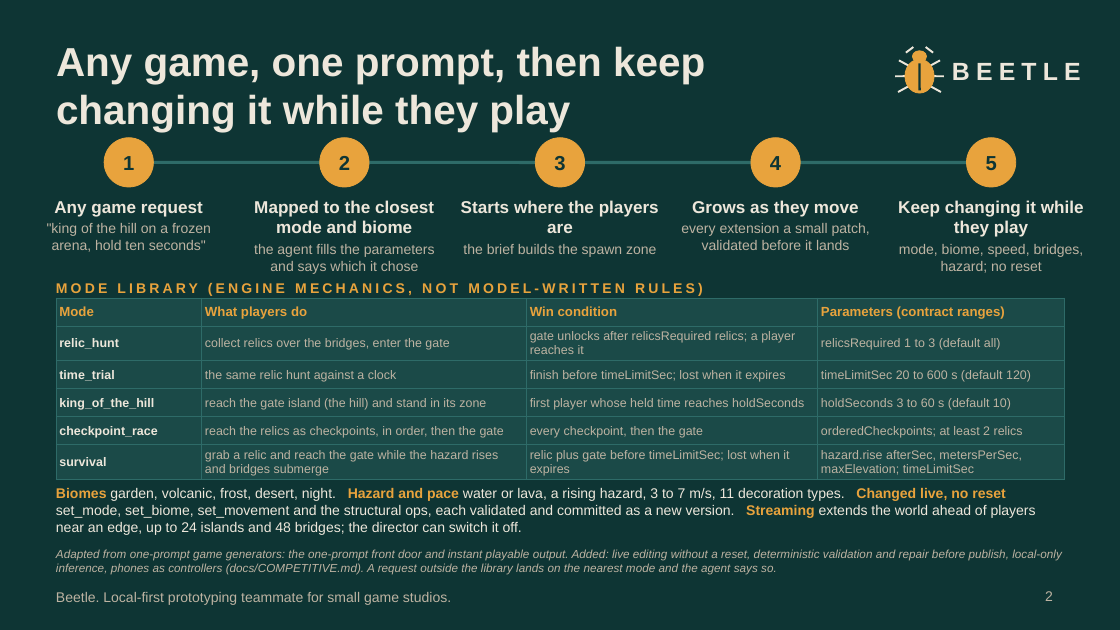
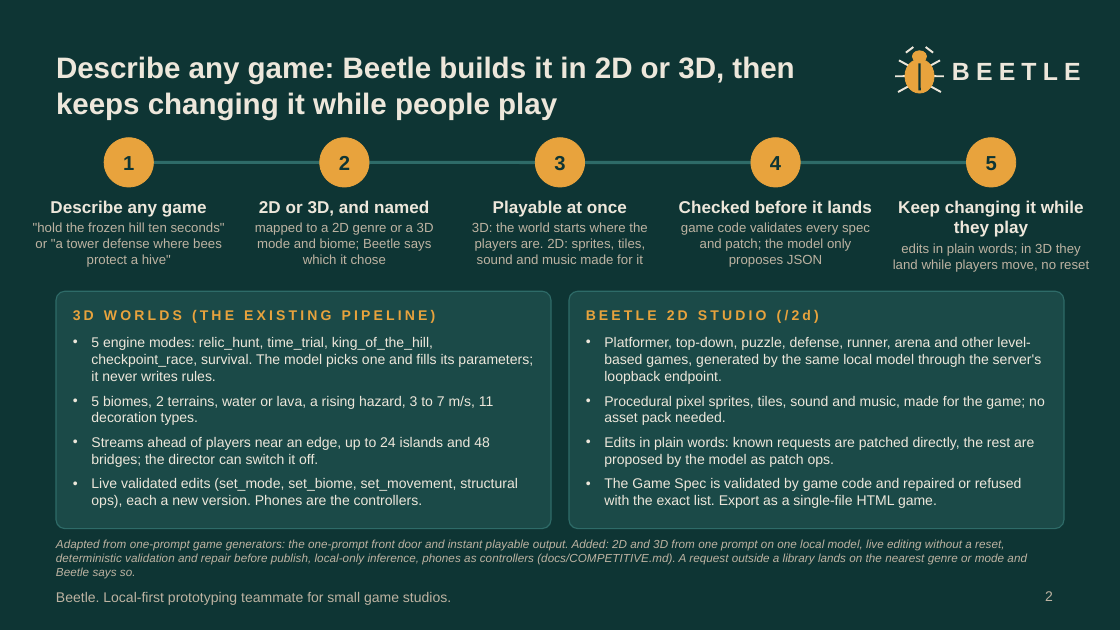
Before and after one commit to bean-1129/Beetle, a slide deck: slide 2 of docs/pitch/Beetle-pitch.pptx. Drawn at 1120x630 pixels with LibreOffice and Linux fonts; fonts in the diff are those of the drawing. Boxes give left, top, right and bottom in pixels: in the first picture for what was removed or moved away, otherwise in the second. Text is boxed around its words. In the diff, an @@ line names an element or a change of style, - is before the commit and + after.

```diff
--- a/docs/pitch/Beetle-pitch.pptx
+++ b/docs/pitch/Beetle-pitch.pptx
@@ title at [56, 56, 794, 119]: text changed; size 26 to 19 pt @@
-Any game, one prompt, then keep changing it while they play
+Describe any game: Beetle builds it in 2D or 3D, then keeps changing it while people play
@@ text at [33, 200, 225, 267]: text changed; size 9 to 8.5 pt @@
-Any game request
-"king of the hill on a frozen arena, hold ten seconds"
+Describe any game
+"hold the frozen hill ten seconds" or "a tower defense where bees protect a hive"
@@ text at [255, 200, 434, 264]: text changed; size 9 to 8.5 pt @@
-Mapped to the closest mode and biome
-the agent fills the parameters and says which it chose
+2D or 3D, and named
+mapped to a 2D genre or a 3D mode and biome; Beetle says which it chose
@@ text at [472, 200, 647, 264]: text changed; size 9 to 8.5 pt @@
-Starts where the players are
-the brief builds the spawn zone
+Playable at once
+3D: the world starts where the players are. 2D: sprites, tiles, sound and music made for it
@@ text at [679, 200, 872, 267]: text changed; size 9 to 8.5 pt @@
-Grows as they move
-every extension a small patch, validated before it lands
+Checked before it lands
+game code validates every spec and patch; the model only proposes JSON
@@ text at [893, 243, 1089, 272]: text changed; size 9 to 8.5 pt @@
-mode, biome, speed, bridges, hazard; no reset
+edits in plain words; in 3D they land while players move, no reset
@@ text removed at [56, 283, 703, 296] @@
-MODE LIBRARY (ENGINE MECHANICS, NOT MODEL-WRITTEN RULES)
@@ table removed at [56, 298, 1064, 480], 6 rows, 4 columns @@
-Mode | What players do | Win condition | Parameters (contract ranges)
-relic_hunt | collect relics over the bridges, enter the gate | gate unlocks after relicsRequired relics; a player reaches it | relicsRequired 1 to 3 (default all)
-time_trial | the same relic hunt against a clock | finish before timeLimitSec; lost when it expires | timeLimitSec 20 to 600 s (default 120)
-king_of_the_hill | reach the gate island (the hill) and stand in its zone | first player whose held time reaches holdSeconds | holdSeconds 3 to 60 s (default 10)
-checkpoint_race | reach the relics as checkpoints, in order, then the gate | every checkpoint, then the gate | orderedCheckpoints; at least 2 relics
-survival | grab a relic and reach the gate while the hazard rises and bridges submerge | relic plus gate before timeLimitSec; lost when it expires | hazard.rise afterSec, metersPerSec, maxElevation; timeLimitSec
@@ rounded rectangle added at [56, 291, 551, 529], fill #1B4A48, outline #2E6B68 0.75 pt @@
@@ rounded rectangle added at [569, 291, 1064, 529], fill #1B4A48, outline #2E6B68 0.75 pt @@
@@ text added at [73, 310, 436, 323], 9 pt, text #E8A33D, bold @@
+3D WORLDS (THE EXISTING PIPELINE)
@@ text added at [586, 310, 819, 323], 9 pt, text #E8A33D, bold @@
+BEETLE 2D STUDIO (/2d)
@@ text at [91, 337, 533, 508]: text changed @@
-Biomes garden, volcanic, frost, desert, night. Hazard and pace water or lava, a rising hazard, 3 to 7 m/s, 11 decoration types. Changed live, no reset set_mode, set_biome, set_movement and the structural ops, each validated and committed as a new version. Streaming extends the world ahead of players near an edge, up to 24 islands and 48 bridges; the director can switch it off.
+• 5 engine modes: relic_hunt, time_trial, king_of_the_hill, checkpoint_race, survival. The model picks one and fills its parameters; it never writes rules.
+• 5 biomes, 2 terrains, water or lava, a rising hazard, 3 to 7 m/s, 11 decoration types.
+• Streams ahead of players near an edge, up to 24 islands and 48 bridges; the director can switch it off.
+• Live validated edits (set_mode, set_biome, set_movement, structural ops), each a new version. Phones are the controllers.
@@ text added at [604, 337, 1045, 508], 9 pt, text #EDE7DB @@
+• Platformer, top-down, puzzle, defense, runner, arena and other level-based games, generated by the same local model through the server's loopback endpoint.
+• Procedural pixel sprites, tiles, sound and music, made for the game; no asset pack needed.
+• Edits in plain words: known requests are patched directly, the rest are proposed by the model as patch ops.
+• The Game Spec is validated by game code and repaired or refused with the exact list. Export as a single-file HTML game.
@@ text at [56, 539, 1027, 579]: text changed @@
-Adapted from one-prompt game generators: the one-prompt front door and instant playable output. Added: live editing without a reset, deterministic validation and repair before publish, local-only inference, phones as controllers (docs/COMPETITIVE.md). A request outside the library lands on the nearest mode and the agent says so.
+Adapted from one-prompt game generators: the one-prompt front door and instant playable output. Added: 2D and 3D from one prompt on one local model, live editing without a reset, deterministic validation and repair before publish, local-only inference, phones as controllers (docs/COMPETITIVE.md). A request outside a library lands on the nearest genre or mode and Beetle says so.
```
Also in this commit, not shown: 2 other slides changed, 6 other files.
